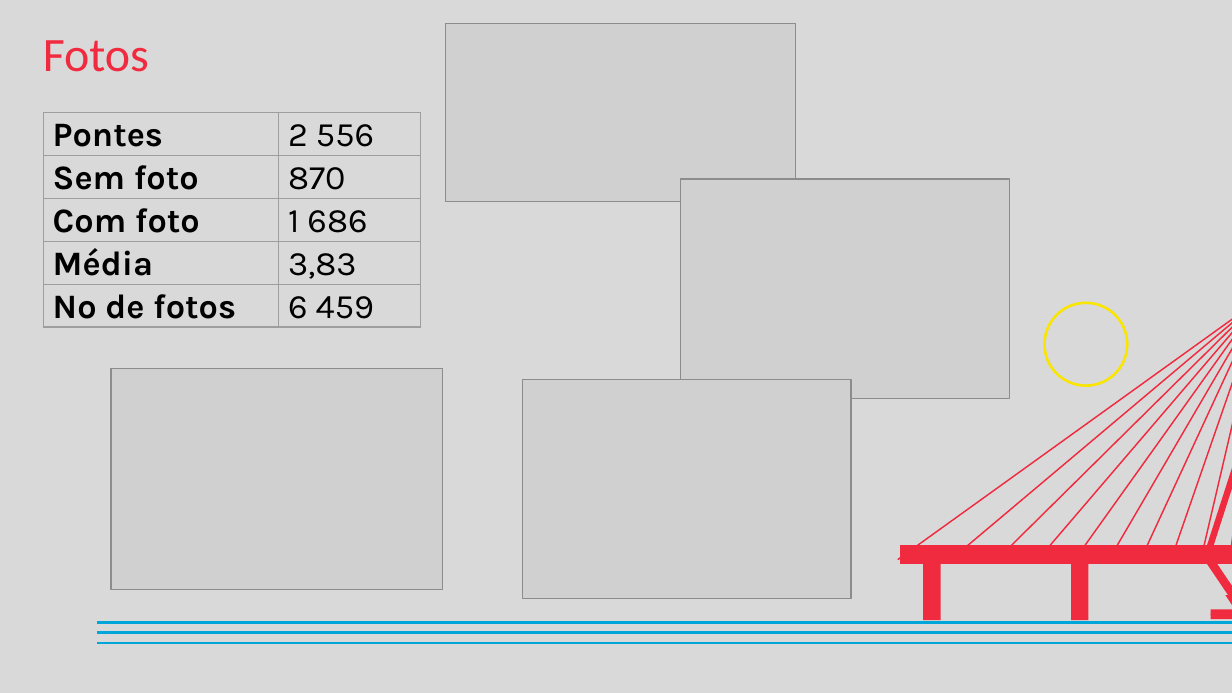
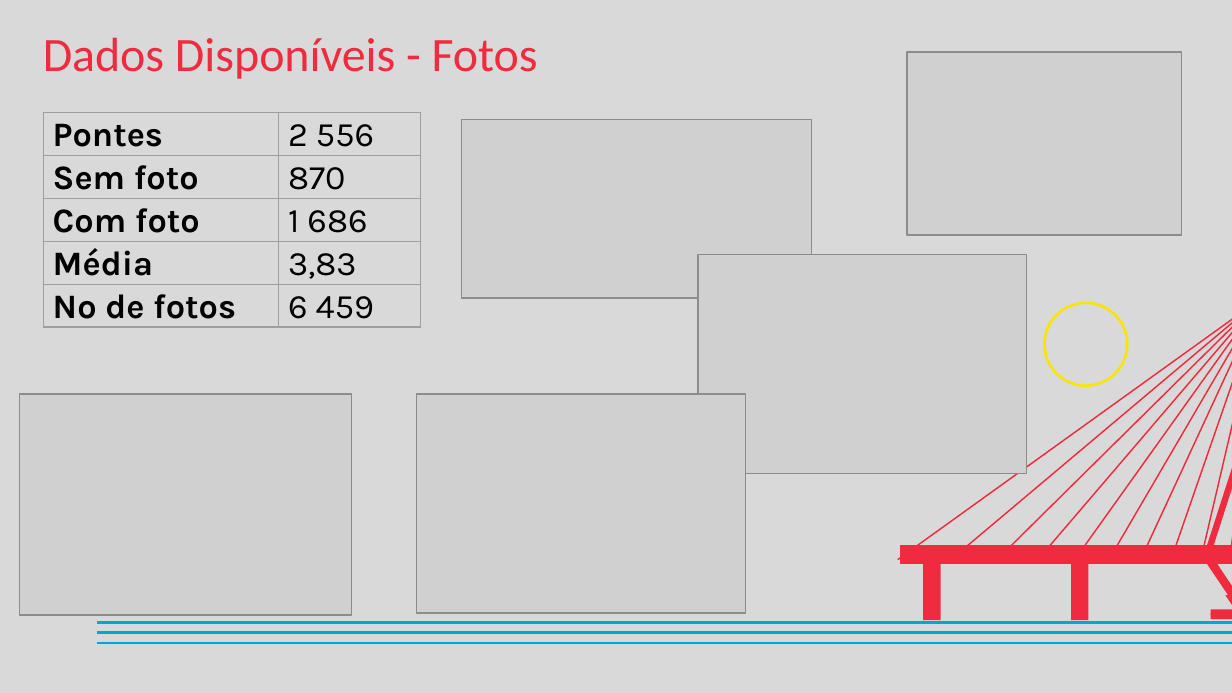
Before and after one commit to beatrizcn7/SAFENET-Bea, a slide deck: slide 9 of Apresentação.pptx (slide 8 before the commit). Drawn at 1232x693 pixels with LibreOffice and Linux fonts; fonts in the diff are those of the drawing; grey boxes stand for pictures. Boxes give left, top, right and bottom in pixels: in the first picture for what was removed or moved away, otherwise in the second. Text is boxed around its words. In the diff, an @@ line names an element or a change of style, - is before the commit and + after.

```diff
--- a/Apresentação.pptx
+++ b/Apresentação.pptx
@@ title at [43, 37, 538, 79]: text changed @@
-Fotos
+Dados Disponíveis - Fotos
@@ picture added at [907, 52, 1181, 235] @@
@@ picture: place and size @@
-picture at [446, 23, 796, 202]
+picture at [462, 120, 812, 298]
@@ picture: place and size @@
-picture at [681, 179, 1010, 398]
+picture at [699, 255, 1027, 474]
@@ picture: place and size @@
-picture at [111, 368, 442, 589]
+picture at [20, 394, 351, 615]
@@ picture: place and size @@
-picture at [522, 379, 851, 599]
+picture at [416, 394, 745, 614]
```
Also in this commit, not shown: 8 other slides changed, 18 slides added, 31 slides removed, 3 other files.
